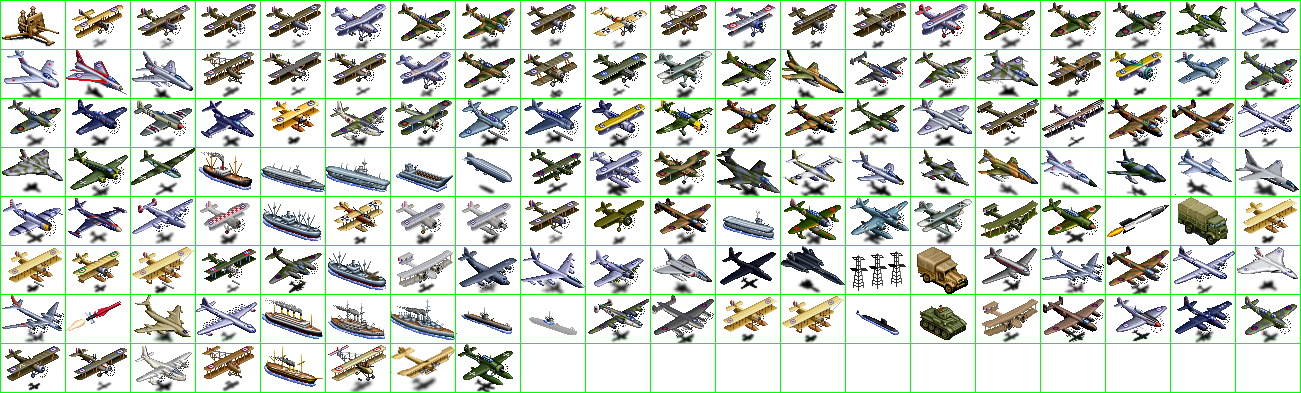
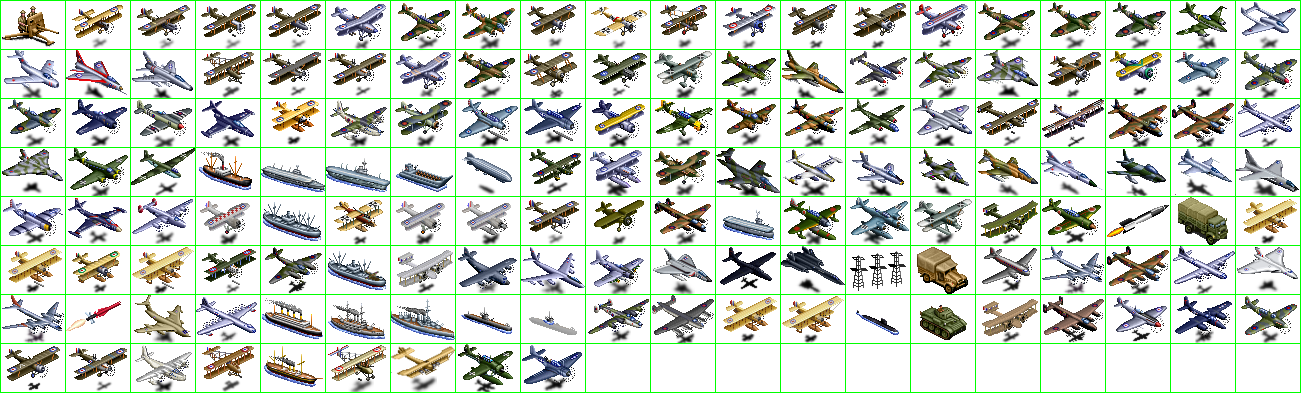
Comparing the layer stacks of the two 1301x393 images. Changes:
painted on "units" over [456, 333, 582, 391]
